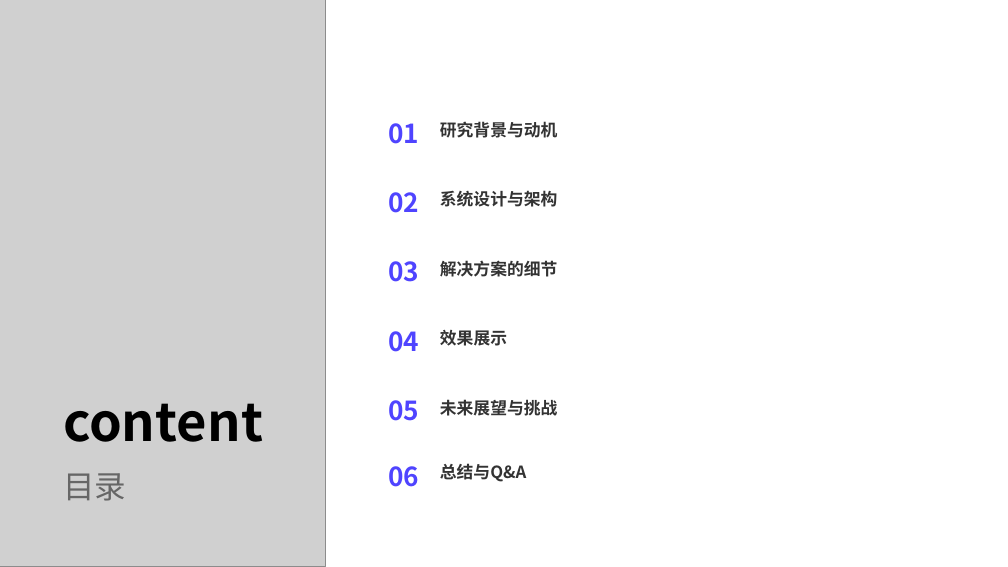
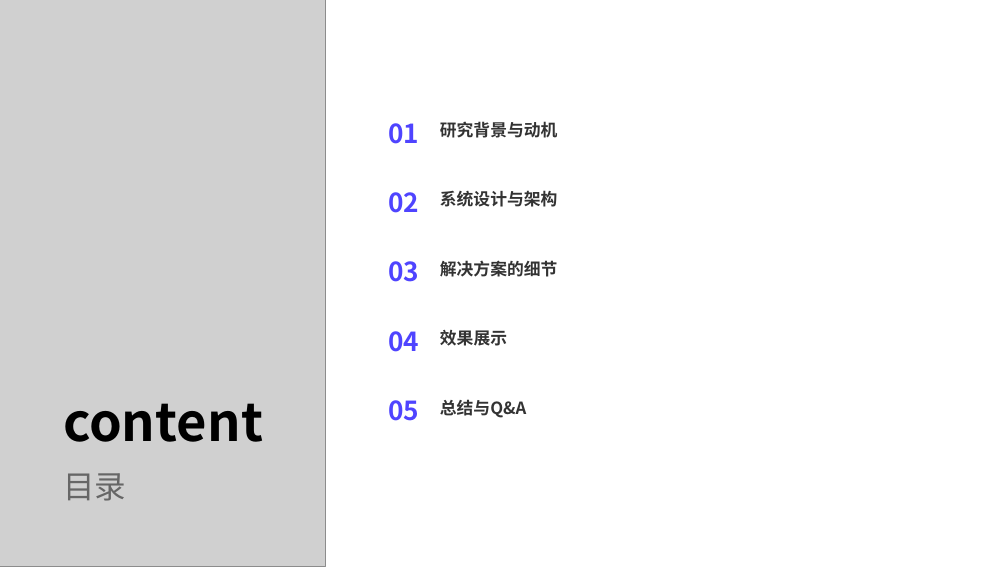
Before and after one commit to Zhenyu-Bo/Code-Assistant, a slide deck: slide 2 of report/LLM辅助的程序缺陷检测与修复.pptx. Drawn at 1008x567 pixels with LibreOffice and Linux fonts; fonts in the diff are those of the drawing; grey boxes stand for pictures. Boxes give left, top, right and bottom in pixels: in the first picture for what was removed or moved away, otherwise in the second. Text is boxed around its words. In the diff, an @@ line names an element or a change of style, - is before the commit and + after.

```diff
--- a/report/LLM辅助的程序缺陷检测与修复.pptx
+++ b/report/LLM辅助的程序缺陷检测与修复.pptx
@@ text "总结与Q&A": place and size @@
-text "总结与Q&A" at <box>440,463,526,482</box>
+text "总结与Q&A" at <box>440,399,526,418</box>
@@ text removed at <box>440,399,557,416</box> @@
-未来展望与挑战
@@ text removed at <box>389,466,420,487</box> @@
-06
```
Also in this commit, not shown: 9 other slides changed, 3 slides removed.
